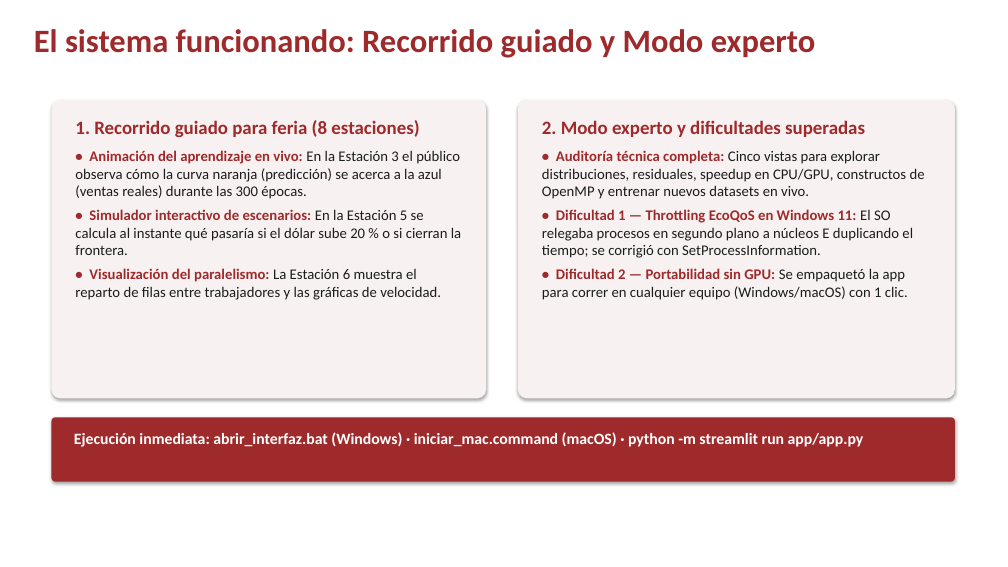
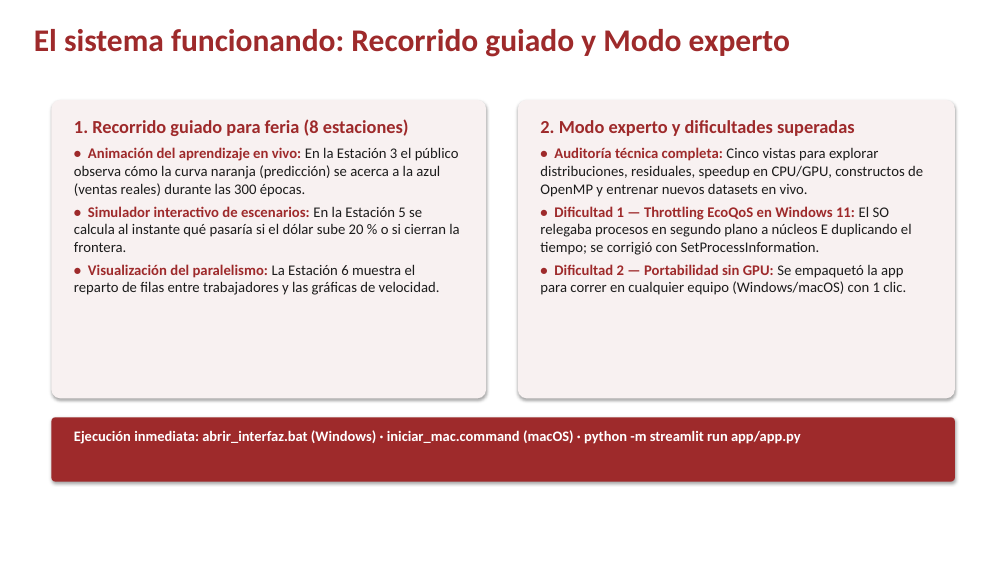
Before and after one commit to The1Poi/demanda-la-parada, a slide deck: slide 13 of entregables_defensa/02_Presentacion_Defensa/Presentacion_Defensa_Demanda_La_Parada.pptx. Drawn at 1008x567 pixels with LibreOffice and Linux fonts; fonts in the diff are those of the drawing; background and template pictures are left out. Boxes give left, top, right and bottom in pixels: in the first picture for what was removed or moved away, otherwise in the second. Text is boxed around its words. In the diff, an @@ line names an element or a change of style, - is before the commit and + after.

```diff
--- a/entregables_defensa/02_Presentacion_Defensa/Presentacion_Defensa_Demanda_La_Parada.pptx
+++ b/entregables_defensa/02_Presentacion_Defensa/Presentacion_Defensa_Demanda_La_Parada.pptx
@@ text "El sistema funcionando: Recorrido guiado ..." at (34, 29, 790, 57): size 31 to 30 pt @@
@@ text "1. Recorrido guiado para feria ..." at (74, 119, 459, 295): size 18 to 17.5 pt in "1. Recorrido guiado para feria (8 estaciones)"; less space between paragraphs @@
@@ text "2. Modo experto y dificultades ..." at (540, 120, 923, 295): size 18 to 17.5 pt in "2. Modo experto y dificultades superadas"; less space between paragraphs @@
@@ text "Ejecución inmediata: abrir_interfaz.bat (Windows) · ..." at (74, 430, 801, 444): size 15 to 13.8 pt @@
```
Also in this commit, not shown: 11 other slides changed, 1 slide added, 1 slide removed.
